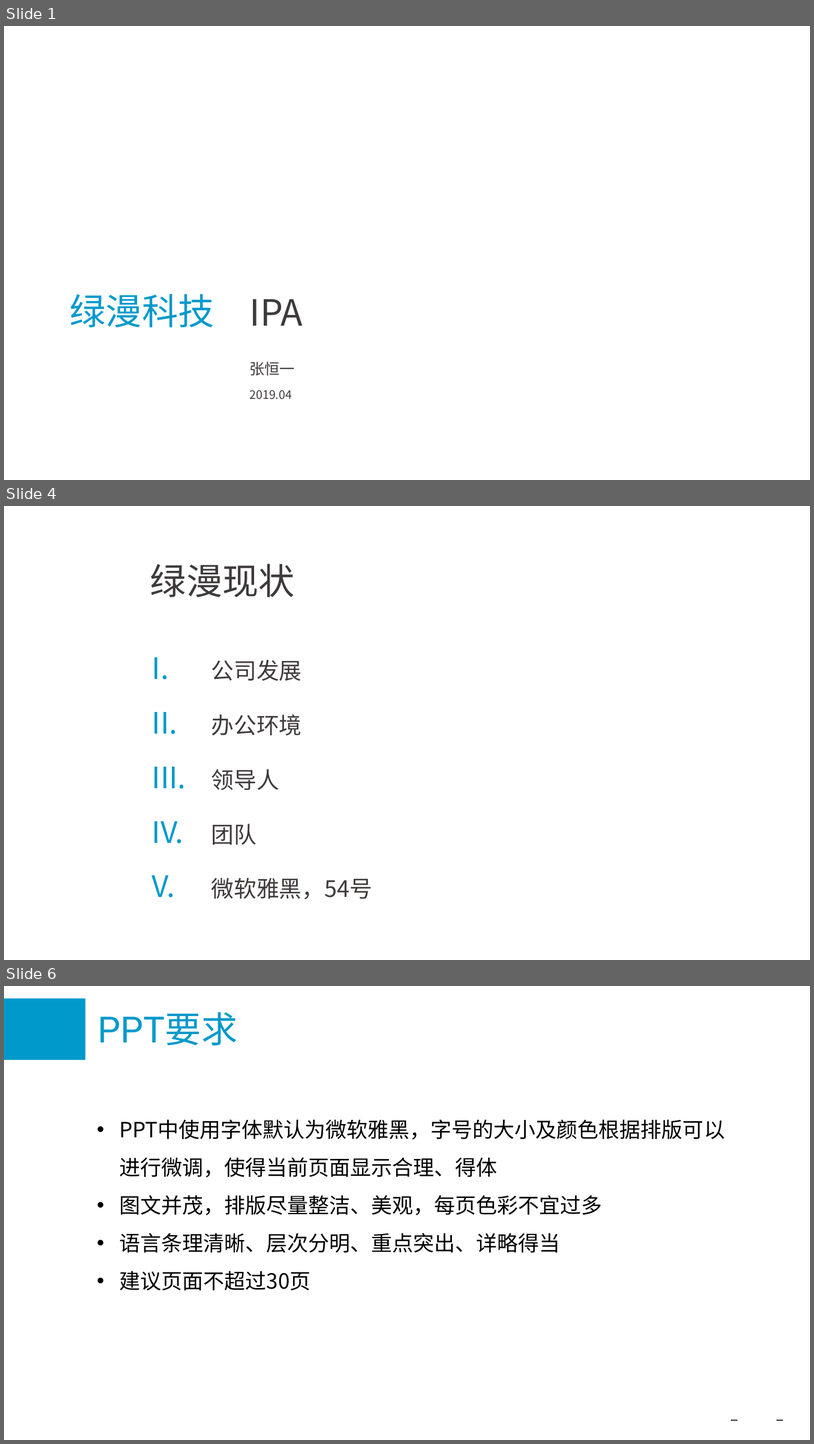
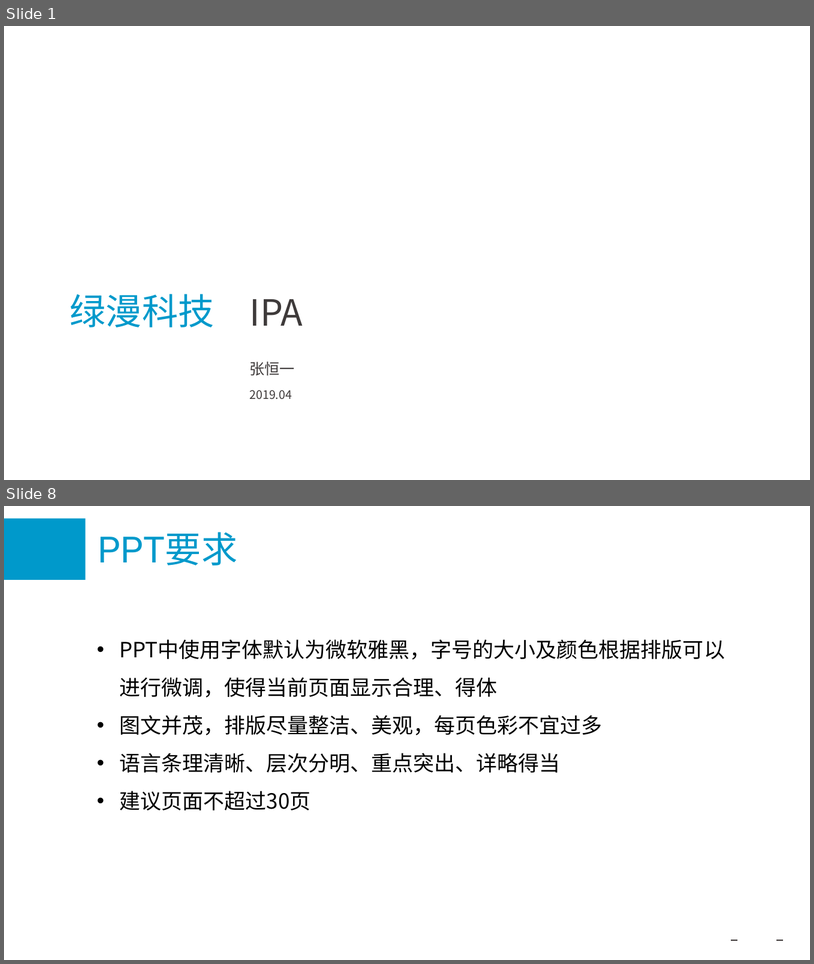
Before and after one commit to hengyizhangcn/filesBackup, a slide deck: IPA.pptx. Shown one above the other, each under a label of ours: slides 1, 4 and 6 before the commit, slides 1 and 8 after it; the slides between them are not shown. The pictures are 814x1444 and 814x964 pixels, drawn with LibreOffice and Linux fonts; fonts in the diff are those of the drawing; background and template pictures are left out. Boxes give left, top, right and bottom in pixels: in the first picture for what was removed or moved away, otherwise in the second. Text is boxed around its words. In the diff, an @@ line names an element or a change of style, - is before the commit and + after.

```diff
--- a/IPA.pptx
+++ b/IPA.pptx
@@ slide 4 removed at (4, 506, 810, 960), background #FFFFFF @@
@@ text removed at (150, 564, 295, 597) @@
-绿漫现状
@@ text removed at (211, 660, 372, 899) @@
-I. 公司发展
-II. 办公环境
-III. 领导人
-IV. 团队
-V. 微软雅黑，54号
@@ what was slide 6 is now slide 8 @@
```
Also in this commit, not shown: 1 slide changed, 5 slides added, 2 other slides removed.
